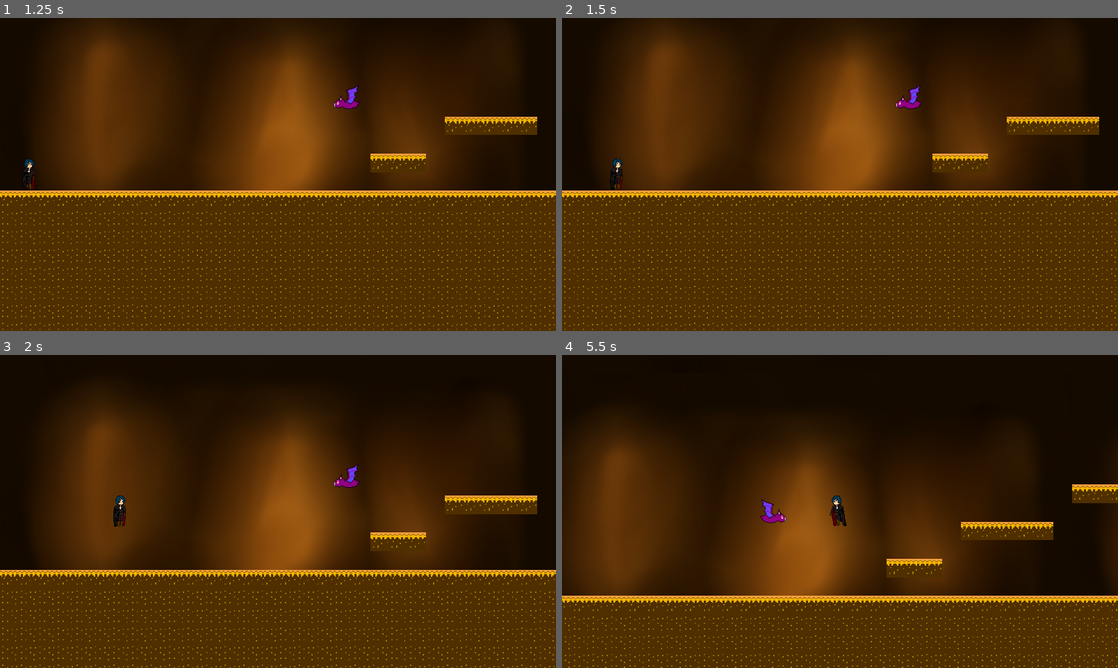
Above: before the commit, frames 1-4 (two rows, left to right).
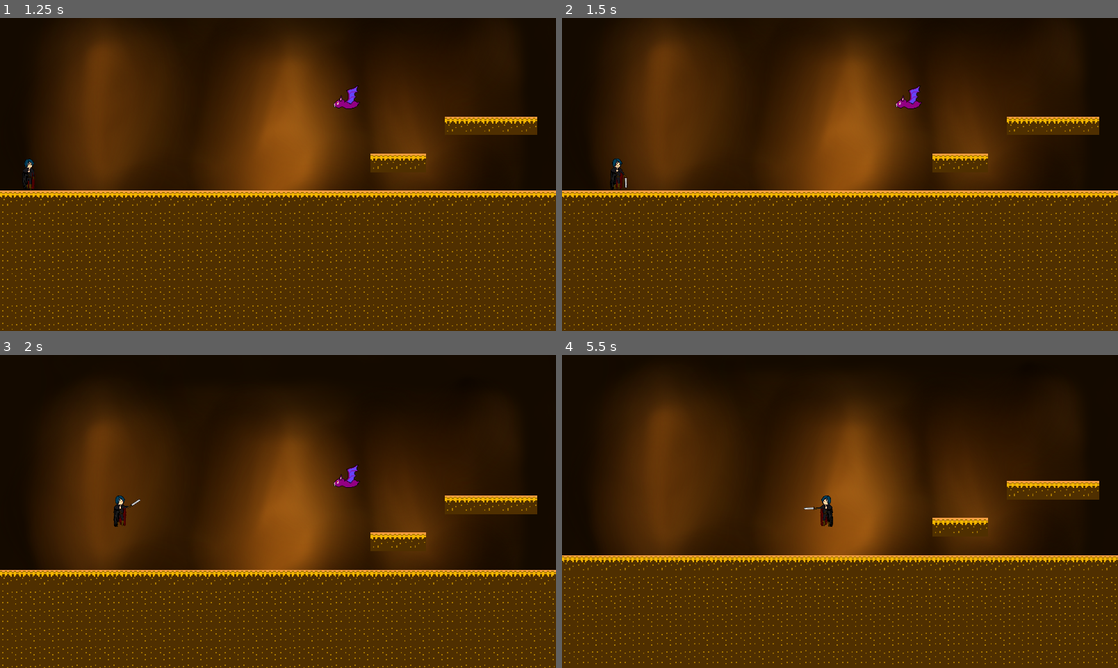
Above: after the commit, the same moments.

Repository: gabs-passarinho-garcia/moonLightJamPWojeto
Game: Godot game, scene res://Scenes/menus/main_menu.tscn
Two runs of this game, one before a commit and one after it. Both use one fixed random seed, a clock stepped at 60 frames per second and the inputs below.
Inputs:
- Up to frame 1 (1.25 s): click "Novo Jogo" at 0.5 s
- Up to frame 2 (1.5 s): tap Enter at 1.25 s; hold D (right) from 1.28 s (still down); hold Space (melee_atack) from 1.28 s (still down)
- Up to frame 3 (2 s): keep holding D (right); keep holding Space (melee_atack); tap W (jump) at 1.52, 1.55, 1.82 s
- Up to frame 4 (5.5 s): release Space (melee_atack) at 2.03 s; tap W (jump) at 2.1, 2.27, 2.57, 3.05, 3.77, 4.07, 4.35, 4.52, 4.82, 5.27 s; tap Space (melee_atack) at 2.3, 3.6, 5.1 s; release D (right) at 2.78 s; hold A (left) 2.78-3.53 s; hold Space (melee_atack) 2.78-3.53 s; hold D (right) 3.53-5.03 s; hold A (left) from 5.03 s (still down)

Frame 1 is identical in both runs. In frame 2, less than 0.1% of the frame differs, in the area x 8-12%, y 44-55%; in frame 3, less than 0.1%; in frame 4, 37%, in the area x 0-100%, y 6-100%.
Error before the commit: Invalid get index 'flip_h' (on base: 'null instance'). (res://Scripts/Character.gd:92)

Commit message:
animações protagonista feitas

Diff:
--- a/pwojeto/Scenes/actors/player/Character.tscn
+++ b/pwojeto/Scenes/actors/player/Character.tscn
@@ -10,6 +10,8 @@
 [ext_resource path="res://Assets/Sound Design/Passos (Caverna) 1.wav" type="AudioStream" id=8]
 [ext_resource path="res://Assets/Personagem/Animacao Ataque/Personagem Ataque.png" type="Texture" id=9]
 [ext_resource path="res://Assets/Personagem/Animação Pulo/Personagem pulo1.png" type="Texture" id=10]
+[ext_resource path="res://Assets/Personagem/Animação WallJump/Personagem WallJump.png" type="Texture" id=11]
+[ext_resource path="res://Assets/Personagem/Animação Dano/Personagem Dano.png" type="Texture" id=12]
 
 [sub_resource type="RectangleShape2D" id=1]
 extents = Vector2( 24.5462, 54.5723 )
@@ -116,6 +118,156 @@
 "update": 1,
 "values": [ false ]
 }
+tracks/8/type = "value"
+tracks/8/path = NodePath("wall_jump:visible")
+tracks/8/interp = 1
+tracks/8/loop_wrap = true
+tracks/8/imported = false
+tracks/8/enabled = true
+tracks/8/keys = {
+"times": PoolRealArray( 0 ),
+"transitions": PoolRealArray( 1 ),
+"update": 1,
+"values": [ false ]
+}
+tracks/9/type = "value"
+tracks/9/path = NodePath("dano:visible")
+tracks/9/interp = 1
+tracks/9/loop_wrap = true
+tracks/9/imported = false
+tracks/9/enabled = true
+tracks/9/keys = {
+"times": PoolRealArray( 0 ),
+"transitions": PoolRealArray( 1 ),
+"update": 1,
+"values": [ false ]
+}
+
+[sub_resource type="Animation" id=10]
+resource_name = "dano"
+step = 0.0416667
+tracks/0/type = "value"
+tracks/0/path = NodePath("Espada/CollisionShape2D:disabled")
+tracks/0/interp = 1
+tracks/0/loop_wrap = true
+tracks/0/imported = false
+tracks/0/enabled = true
+tracks/0/keys = {
+"times": PoolRealArray( 0 ),
+"transitions": PoolRealArray( 1 ),
+"update": 1,
+"values": [ true ]
+}
+tracks/1/type = "value"
+tracks/1/path = NodePath("Espada2/CollisionShape2D:disabled")
+tracks/1/interp = 1
+tracks/1/loop_wrap = true
+tracks/1/imported = false
+tracks/1/enabled = true
+tracks/1/keys = {
+"times": PoolRealArray( 0 ),
+"transitions": PoolRealArray( 1 ),
+"update": 1,
+"values": [ true ]
+}
+tracks/2/type = "value"
+tracks/2/path = NodePath("andando:visible")
+tracks/2/interp = 1
+tracks/2/loop_wrap = true
+tracks/2/imported = false
+tracks/2/enabled = true
+tracks/2/keys = {
+"times": PoolRealArray( 0 ),
+"transitions": PoolRealArray( 1 ),
+"update": 1,
+"values": [ false ]
+}
+tracks/3/type = "value"
+tracks/3/path = NodePath("ataque:visible")
+tracks/3/interp = 1
+tracks/3/loop_wrap = true
+tracks/3/imported = false
+tracks/3/enabled = true
+tracks/3/keys = {
+"times": PoolRealArray( 0 ),
+"transitions": PoolRealArray( 1 ),
+"update": 1,
+"values": [ false ]
+}
+tracks/4/type = "value"
+tracks/4/path = NodePath("Parado:visible")
+tracks/4/interp = 1
+tracks/4/loop_wrap = true
+tracks/4/imported = false
+tracks/4/enabled = true
+tracks/4/keys = {
+"times": PoolRealArray( 0 ),
+"transitions": PoolRealArray( 1 ),
+"update": 1,
+"values": [ false ]
+}
+tracks/5/type = "value"
+tracks/5/path = NodePath("pulo:visible")
+tracks/5/interp = 1
+tracks/5/loop_wrap = true
+tracks/5/imported = false
+tracks/5/enabled = true
+tracks/5/keys = {
+"times": PoolRealArray( 0 ),
+"transitions": PoolRealArray( 1 ),
+"update": 1,
+"values": [ false ]
+}
+tracks/6/type = "value"
+tracks/6/path = NodePath("wall_jump:visible")
+tracks/6/interp = 1
+tracks/6/loop_wrap = true
+tracks/6/imported = false
+tracks/6/enabled = true
+tracks/6/keys = {
+"times": PoolRealArray( 0 ),
+"transitions": PoolRealArray( 1 ),
+"update": 1,
+"values": [ false ]
+}
+tracks/7/type = "value"
+tracks/7/path = NodePath("dano:visible")
+tracks/7/interp = 1
+tracks/7/loop_wrap = true
+tracks/7/imported = false
+tracks/7/enabled = true
+tracks/7/keys = {
+"times": PoolRealArray( 0, 1 ),
+"transitions": PoolRealArray( 1, 1 ),
+"update": 1,
+"values": [ true, false ]
+}
+tracks/8/type = "value"
+tracks/8/path = NodePath("dano:frame")
+tracks/8/interp = 1
+tracks/8/loop_wrap = true
+tracks/8/imported = false
+tracks/8/enabled = true
+tracks/8/keys = {
+"times": PoolRealArray( 0, 0.0416667, 0.0833333, 0.125, 0.166667, 0.208333, 0.25, 0.291667, 0.333333, 0.375, 0.416667, 0.458333, 0.5, 0.541667, 0.583333, 0.625, 0.666667, 0.708333, 0.75, 0.791667, 0.833333, 0.875, 0.916667, 0.958333, 1 ),
+"transitions": PoolRealArray( 1, 1, 1, 1, 1, 1, 1, 1, 1, 1, 1, 1, 1, 1, 1, 1, 1, 1, 1, 1, 1, 1, 1, 1, 1 ),
+"update": 1,
+"values": [ 0, 1, 2, 3, 4, 5, 6, 7, 8, 9, 10, 11, 12, 13, 14, 15, 16, 17, 18, 19, 20, 21, 22, 23, 0 ]
+}
+tracks/9/type = "audio"
+tracks/9/path = NodePath("AudioStreamPlayer2D2")
+tracks/9/interp = 1
+tracks/9/loop_wrap = true
+tracks/9/imported = false
+tracks/9/enabled = true
+tracks/9/keys = {
+"clips": [ {
+"end_offset": 0.0,
+"start_offset": 0.0,
+"stream": ExtResource( 6 )
+} ],
+"times": PoolRealArray( 0 )
+}
 
 [sub_resource type="Animation" id=3]
 step = 0.0416667
@@ -229,6 +381,30 @@
 "update": 1,
 "values": [ false ]
 }
+tracks/9/type = "value"
+tracks/9/path = NodePath("wall_jump:visible")
+tracks/9/interp = 1
+tracks/9/loop_wrap = true
+tracks/9/imported = false
+tracks/9/enabled = true
+tracks/9/keys = {
+"times": PoolRealArray( 0 ),
+"transitions": PoolRealArray( 1 ),
+"update": 1,
+"values": [ false ]
+}
+tracks/10/type = "value"
+tracks/10/path = NodePath("dano:visible")
+tracks/10/interp = 1
+tracks/10/loop_wrap = true
+tracks/10/imported = false
+tracks/10/enabled = true
+tracks/10/keys = {
+"times": PoolRealArray( 0 ),
+"transitions": PoolRealArray( 1 ),
+"update": 1,
+"values": [ false ]
+}
 
 [sub_resource type="Animation" id=4]
 resource_name = "golpeEspadaEsquerda"
@@ -343,6 +519,30 @@
 "update": 1,
 "values": [ false ]
 }
+tracks/9/type = "value"
+tracks/9/path = NodePath("wall_jump:visible")
+tracks/9/interp = 1
+tracks/9/loop_wrap = true
+tracks/9/imported = false
+tracks/9/enabled = true
+tracks/9/keys = {
+"times": PoolRealArray( 0 ),
+"transitions": PoolRealArray( 1 ),
+"update": 1,
+"values": [ false ]
+}
+tracks/10/type = "value"
+tracks/10/path = NodePath("dano:visible")
+tracks/10/interp = 1
+tracks/10/loop_wrap = true
+tracks/10/imported = false
+tracks/10/enabled = true
+tracks/10/keys = {
+"times": PoolRealArray( 0 ),
+"transitions": PoolRealArray( 1 ),
+"update": 1,
+"values": [ false ]
+}
 
 [sub_resource type="Animation" id=5]
 loop = true
@@ -431,6 +631,30 @@
 "update": 1,
 "values": [ false ]
 }
+tracks/7/type = "value"
+tracks/7/path = NodePath("wall_jump:visible")
+tracks/7/interp = 1
+tracks/7/loop_wrap = true
+tracks/7/imported = false
+tracks/7/enabled = true
+tracks/7/keys = {
+"times": PoolRealArray( 0 ),
+"transitions": PoolRealArray( 1 ),
+"update": 1,
+"values": [ false ]
+}
+tracks/8/type = "value"
+tracks/8/path = NodePath("dano:visible")
+tracks/8/interp = 1
+tracks/8/loop_wrap = true
+tracks/8/imported = false
+tracks/8/enabled = true
+tracks/8/keys = {
+"times": PoolRealArray( 0 ),
+"transitions": PoolRealArray( 1 ),
+"update": 1,
+"values": [ false ]
+}
 
 [sub_resource type="Animation" id=8]
 resource_name = "pulo"
@@ -519,6 +743,142 @@
 "update": 1,
 "values": [ 0, 1, 2, 3, 4, 5, 6, 7, 8, 9, 10, 11, 12, 13, 14, 15, 16, 17, 18, 19, 20, 21, 22, 23, 0 ]
 }
+tracks/7/type = "value"
+tracks/7/path = NodePath("wall_jump:visible")
+tracks/7/interp = 1
+tracks/7/loop_wrap = true
+tracks/7/imported = false
+tracks/7/enabled = true
+tracks/7/keys = {
+"times": PoolRealArray( 0 ),
+"transitions": PoolRealArray( 1 ),
+"update": 1,
+"values": [ false ]
+}
+tracks/8/type = "value"
+tracks/8/path = NodePath("dano:visible")
+tracks/8/interp = 1
+tracks/8/loop_wrap = true
+tracks/8/imported = false
+tracks/8/enabled = true
+tracks/8/keys = {
+"times": PoolRealArray( 0 ),
+"transitions": PoolRealArray( 1 ),
+"update": 1,
+"values": [ false ]
+}
+
+[sub_resource type="Animation" id=9]
+resource_name = "puloParede"
+step = 0.0416667
+tracks/0/type = "value"
+tracks/0/path = NodePath("Espada/CollisionShape2D:disabled")
+tracks/0/interp = 1
+tracks/0/loop_wrap = true
+tracks/0/imported = false
+tracks/0/enabled = true
+tracks/0/keys = {
+"times": PoolRealArray( 0 ),
+"transitions": PoolRealArray( 1 ),
+"update": 1,
+"values": [ true ]
+}
+tracks/1/type = "value"
+tracks/1/path = NodePath("Espada2/CollisionShape2D:disabled")
+tracks/1/interp = 1
+tracks/1/loop_wrap = true
+tracks/1/imported = false
+tracks/1/enabled = true
+tracks/1/keys = {
+"times": PoolRealArray( 0 ),
+"transitions": PoolRealArray( 1 ),
+"update": 1,
+"values": [ true ]
+}
+tracks/2/type = "value"
+tracks/2/path = NodePath("andando:visible")
+tracks/2/interp = 1
+tracks/2/loop_wrap = true
+tracks/2/imported = false
+tracks/2/enabled = true
+tracks/2/keys = {
+"times": PoolRealArray( 0 ),
+"transitions": PoolRealArray( 1 ),
+"update": 1,
+"values": [ false ]
+}
+tracks/3/type = "value"
+tracks/3/path = NodePath("ataque:visible")
+tracks/3/interp = 1
+tracks/3/loop_wrap = true
+tracks/3/imported = false
+tracks/3/enabled = true
+tracks/3/keys = {
+"times": PoolRealArray( 0 ),
+"transitions": PoolRealArray( 1 ),
+"update": 1,
+"values": [ false ]
+}
+tracks/4/type = "value"
+tracks/4/path = NodePath("Parado:visible")
+tracks/4/interp = 1
+tracks/4/loop_wrap = true
+tracks/4/imported = false
+tracks/4/enabled = true
+tracks/4/keys = {
+"times": PoolRealArray( 0 ),
+"transitions": PoolRealArray( 1 ),
+"update": 1,
+"values": [ false ]
+}
+tracks/5/type = "value"
+tracks/5/path = NodePath("pulo:visible")
+tracks/5/interp = 1
+tracks/5/loop_wrap = true
+tracks/5/imported = false
+tracks/5/enabled = true
+tracks/5/keys = {
+"times": PoolRealArray( 0 ),
+"transitions": PoolRealArray( 1 ),
+"update": 1,
+"values": [ false ]
+}
+tracks/6/type = "value"
+tracks/6/path = NodePath("wall_jump:visible")
+tracks/6/interp = 1
+tracks/6/loop_wrap = true
+tracks/6/imported = false
+tracks/6/enabled = true
+tracks/6/keys = {
+"times": PoolRealArray( 0, 1 ),
+"transitions": PoolRealArray( 1, 1 ),
+"update": 1,
+"values": [ true, false ]
+}
+tracks/7/type = "value"
+tracks/7/path = NodePath("wall_jump:frame")
+tracks/7/interp = 1
+tracks/7/loop_wrap = true
+tracks/7/imported = false
+tracks/7/enabled = true
+tracks/7/keys = {
+"times": PoolRealArray( 0, 0.0416667, 0.0833333, 0.125, 0.166667, 0.208333, 0.25, 0.291667, 0.333333, 0.375, 0.416667, 0.458333, 0.5, 0.541667, 0.583333, 0.625, 0.666667, 0.708333, 0.75, 0.791667, 0.833333, 0.875, 0.916667, 0.958333, 1 ),
+"transitions": PoolRealArray( 1, 1, 1, 1, 1, 1, 1, 1, 1, 1, 1, 1, 1, 1, 1, 1, 1, 1, 1, 1, 1, 1, 1, 1, 1 ),
+"update": 1,
+"values": [ 0, 1, 2, 3, 4, 5, 6, 7, 8, 9, 10, 11, 12, 13, 14, 15, 16, 17, 18, 19, 20, 21, 22, 23, 0 ]
+}
+tracks/8/type = "value"
+tracks/8/path = NodePath("dano:visible")
+tracks/8/interp = 1
+tracks/8/loop_wrap = true
+tracks/8/imported = false
+tracks/8/enabled = true
+tracks/8/keys = {
+"times": PoolRealArray( 0 ),
+"transitions": PoolRealArray( 1 ),
+"update": 1,
+"values": [ false ]
+}
 
 [sub_resource type="RectangleShape2D" id=6]
 extents = Vector2( 6.44367, 25.8724 )
@@ -547,7 +907,6 @@
 hframes = 5
 
 [node name="CollisionShape2D" type="CollisionShape2D" parent="."]
-visible = false
 position = Vector2( 1.88776, 0.943878 )
 shape = SubResource( 1 )
 
@@ -560,13 +919,25 @@
 [node name="Pause_menu" parent="CanvasLayer" instance=ExtResource( 2 )]
 visible = false
 
+[node name="wall_jump" type="Sprite" parent="." groups=[
+"characterSprite",
+]]
+visible = false
+position = Vector2( 12, 0 )
+scale = Vector2( 0.125, 0.125 )
+texture = ExtResource( 11 )
+vframes = 5
+hframes = 5
+
 [node name="AnimationPlayer" type="AnimationPlayer" parent="."]
 autoplay = "parado"
 anims/andando = SubResource( 2 )
+anims/dano = SubResource( 10 )
 anims/golpeEspadaDireita = SubResource( 3 )
 anims/golpeEspadaEsquerda = SubResource( 4 )
 anims/parado = SubResource( 5 )
 anims/pulo = SubResource( 8 )
+anims/puloParede = SubResource( 9 )
 
 [node name="Espada" type="Area2D" parent="." groups=[
 "weapon",
@@ -629,9 +1000,17 @@
 [node name="pulo" type="Sprite" parent="." groups=[
 "characterSprite",
 ]]
+visible = false
 position = Vector2( 4, 1 )
 scale = Vector2( 0.125, 0.125 )
 texture = ExtResource( 10 )
 vframes = 5
 hframes = 5
+
+[node name="dano" type="Sprite" parent="."]
+position = Vector2( 6, 0 )
+scale = Vector2( 0.125, 0.125 )
+texture = ExtResource( 12 )
+vframes = 5
+hframes = 5
 [connection signal="animation_finished" from="AnimationPlayer" to="." method="_on_AnimationPlayer_animation_finished"]
--- a/pwojeto/Scripts/Character.gd
+++ b/pwojeto/Scripts/Character.gd
@@ -15,6 +15,8 @@
 onready var espadaEsq = $Espada2
 var ataque = false
 var pulando = false
+var pParade = false
+var dano = false
 var direita = true
 func _ready():
 	espadaDir.connect("body_entered",self,"atack")
@@ -41,7 +43,10 @@
 		if direita == true:
 			for i in get_tree().get_nodes_in_group("characterSprite"):
 				i.flip_h = true
-		$AnimationPlayer.play("andando")
+			$wall_jump.position.x = -4
+		if is_on_floor():
+			if (not ataque) and (not pulando) and (not pParade) and (not dano):
+				$AnimationPlayer.play("andando")
 			#$Espada/Sprite.flip_h = true
 		direita = false
 	elif Input.is_action_pressed("right" ) and $WallJumpTimer.is_stopped():
@@ -49,12 +54,15 @@
 		if direita == false:
 			for i in get_tree().get_nodes_in_group("characterSprite"):
 				i.flip_h = false
-		$AnimationPlayer.play("andando")
+			$wall_jump.position.x = 12
+		if is_on_floor():
+			if (not ataque) and (not pulando) and (not pParade) and (not dano):
+				$AnimationPlayer.play("andando")
 			#$Espada/Sprite.flip_h = false
 		direita = true
 	elif $WallJumpTimer.is_stopped():
 		velocity.x=0
-		if not ataque and not pulando:
+		if (not ataque) and (not pulando) and (not pParade) and (not dano):
 			$AnimationPlayer.play("parado")
 	if Input.is_action_just_pressed("jump") :
 		if is_on_floor():
@@ -89,10 +97,19 @@
 		$WallJumpTimer.start()
 		damage(wall_jump_cost)
 		has_wall_jump=false
-		$Sprite.flip_h=(not $Sprite.flip_h)
+		pParade = true
+		$AnimationPlayer.play("puloParede")
+		for i in get_tree().get_nodes_in_group("characterSprite"):
+			i.flip_h = (not i.flip_h)
+		direita = not direita
+		if $wall_jump.position.x == -4:
+			$wall_jump.position.x = 12
+		else:
+			$wall_jump.position.x = -4
+			pass
 func damage(damage, attack = false):
 	if attack:
-		$AudioStreamPlayer2D2.play()
+		$AnimationPlayer.play("dano")
 	life-=damage
 	if life<0:
 		$MorteSom.play()
@@ -108,11 +125,8 @@
 
 
 func _on_AnimationPlayer_animation_finished(anim_name):
-	print(anim_name)
-	if anim_name == "golpeEspadaDireita" or anim_name == "golpeEspadaEsquerda":
-		ataque = false
-		pass
-	elif anim_name == "pulo":
-		pulando = false
-		pass
+	ataque = false
+	pulando = false
+	pParade = false
+	dano = false
 	pass # Replace with function body.
Not shown: 1 places in pwojeto/Scenes/actors/player/Character.tscn that only renumber resources
